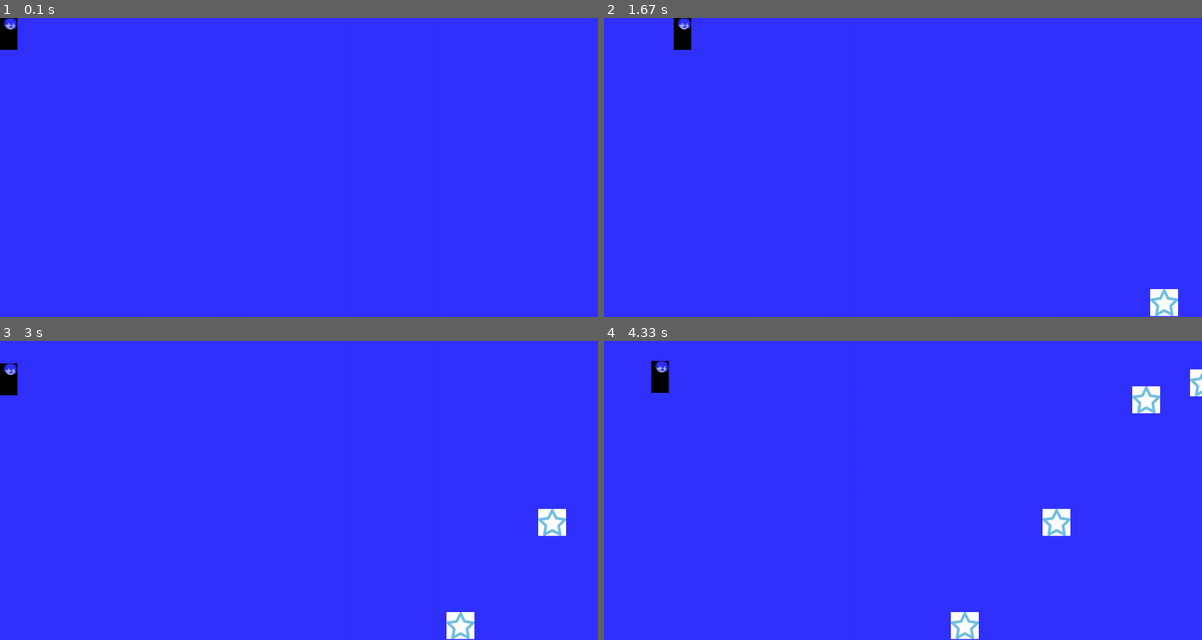
Above: before the commit, frames 1-4 (two rows, left to right).
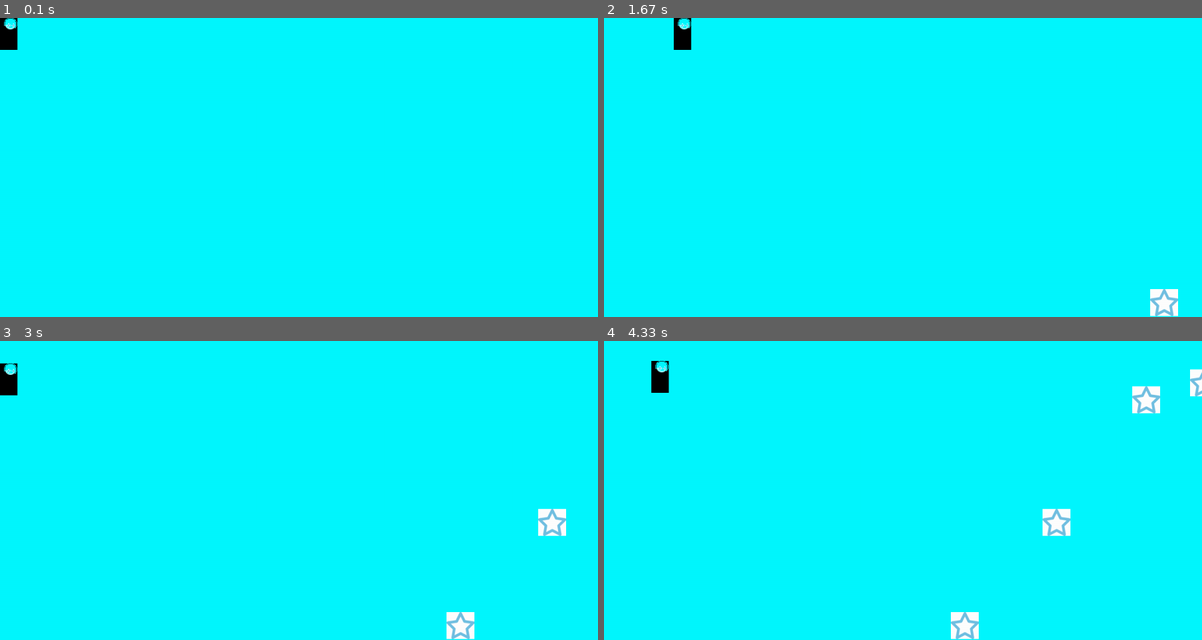
Above: after the commit, the same moments.

Repository: peterdougstuart/pygame-demo
Game: pygame game, started from game.py
Same seed, same stepped clock (60 frames per second), same inputs: the game is played once before the commit and once after it.
Inputs:
- Up to frame 1 (0.1 s): no input
- Up to frame 2 (1.67 s): hold Right 0.33-0.8 s; hold Up 0.83-1.13 s; hold Right 1.17-1.63 s
- Up to frame 3 (3 s): hold Left 1.67-2.2 s; hold Down 2.23-2.53 s; hold Left 2.57-2.97 s
- Up to frame 4 (4.33 s): hold Up 3-3.37 s; hold Right 3.4-4.03 s; hold Down from 4.07 s (still down)

The runs differ from the first frame. In frame 1, 100% of the frame differs, in the area x 0-100%, y 0-100%; in frame 2, 99%; in frame 3, 99%; in frame 4, 98%.

Commit message:
Update game.py

Diff:
--- a/game.py
+++ b/game.py
@@ -6,7 +6,7 @@
 
 character = "man.png"
 flyer = "star.png"
-bg_color = (50, 50, 255)
+bg_color = (0, 247, 255)
 song = None #mp3 file
 
 
